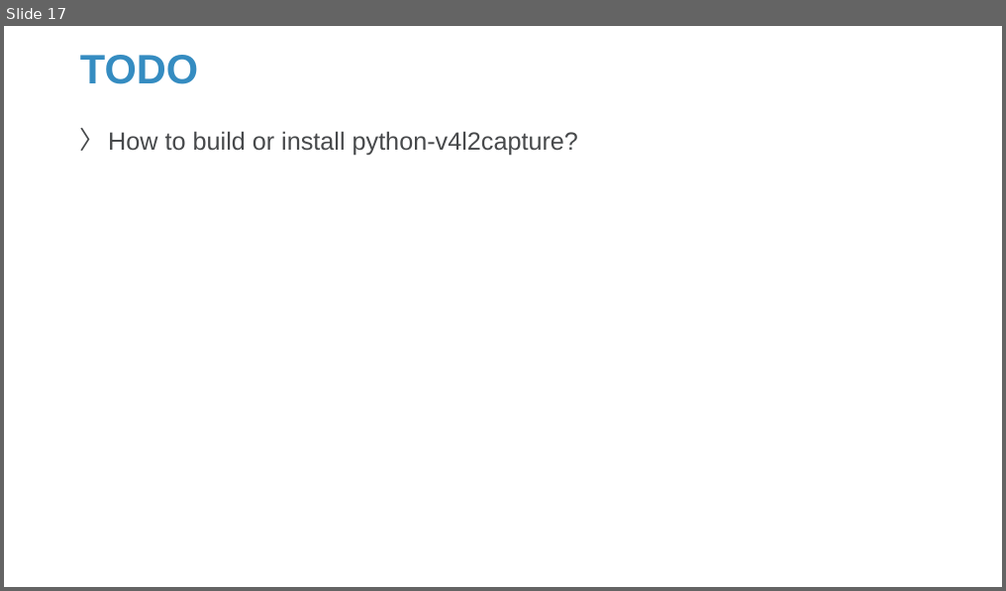
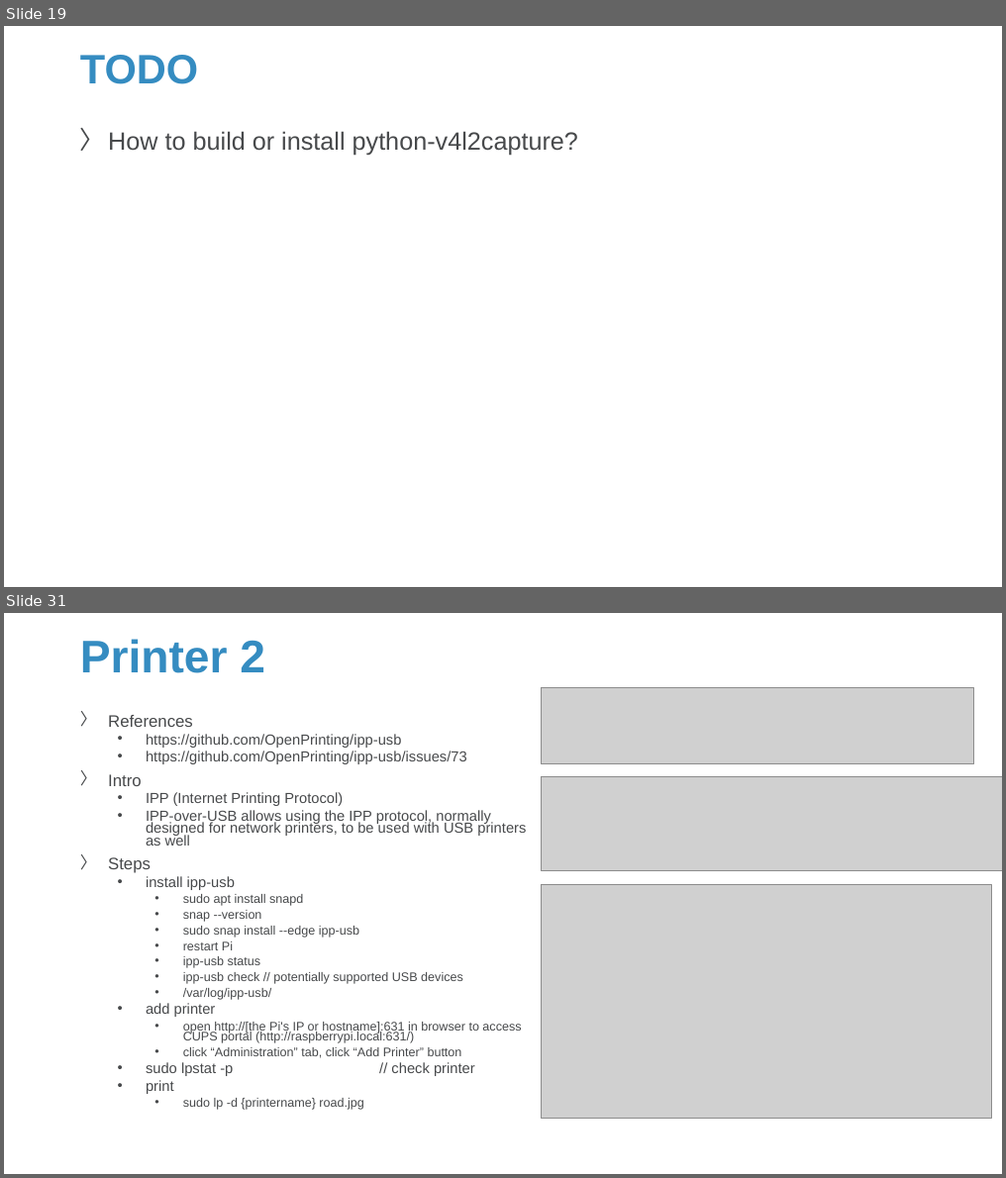
Before and after one commit to Sparks-Lu/TechNotes, a slide deck: Hardware/RaspberrySetup.pptx. Shown one above the other, each under a label of ours: slide 17 before the commit, slides 19 and 31 after it; the slides between them are not shown. The pictures are 1006x591 and 1006x1178 pixels, drawn with LibreOffice and Linux fonts; fonts in the diff are those of the drawing; grey boxes stand for pictures; background and template pictures are left out. Boxes give left, top, right and bottom in pixels: in the first picture for what was removed or moved away, otherwise in the second. Text is boxed around its words. In the diff, an @@ line names an element or a change of style, - is before the commit and + after.

```diff
--- a/Hardware/RaspberrySetup.pptx
+++ b/Hardware/RaspberrySetup.pptx
@@ slide 31 added at (x1=4, y1=613, x2=1002, y2=1174), background picture (left out) @@
@@ title added at (x1=80, y1=639, x2=265, y2=673), 44 pt, text #358CC1, bold @@
+Printer 2
@@ picture added at (x1=541, y1=688, x2=974, y2=764) @@
@@ text added at (x1=108, y1=715, x2=526, y2=1110), 12 pt, text #47494B @@
+〉 References
+  • https://github.com/OpenPrinting/ipp-usb
+  • https://github.com/OpenPrinting/ipp-usb/issues/73
+〉 Intro
+  • IPP (Internet Printing Protocol)
+  • IPP-over-USB allows using the IPP protocol, normally designed for network printers, to be used with USB printers as well
+〉 Steps
+  • install ipp-usb
+    • sudo apt install snapd
+    • snap --version
+    • sudo snap install --edge ipp-usb
+    • restart Pi
+    • ipp-usb status
+    • ipp-usb check // potentially supported USB devices
+    • /var/log/ipp-usb/
+  • add printer
+    • open http://[the Pi's IP or hostname]:631 in browser to access CUPS portal (http://raspberrypi.local:631/)
+    • click “Administration” tab, click “Add Printer” button
+  • sudo lpstat -p // check printer
+  • print
+    • sudo lp -d {printername} road.jpg
@@ picture added at (x1=542, y1=777, x2=1002, y2=871) @@
@@ picture added at (x1=541, y1=884, x2=991, y2=1118) @@
@@ what was slide 17 is now slide 19 @@
```
Also in this commit, not shown: 2 slides changed, 20 other slides added, 22 other files.
